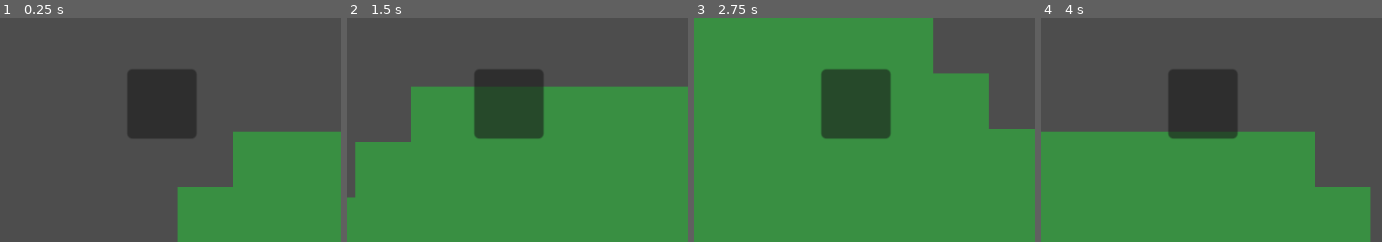
Above: before the commit, frames 1-4 (left to right).
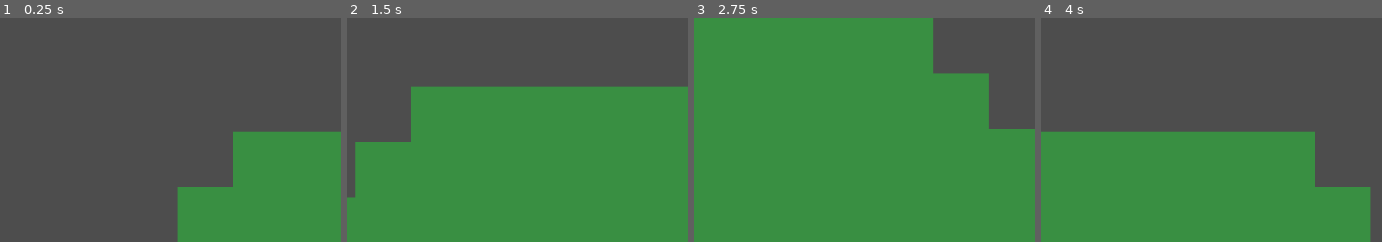
Above: after the commit, the same moments.

Repository: DyslexicWolf/HackNSlashing
Game: Godot game, scene res://Scenes/game.tscn
Two runs of this game, one before a commit and one after it. Both use one fixed random seed, a clock stepped at 60 frames per second and the inputs below.
Inputs:
- Up to frame 1 (0.25 s): no input
- Up to frame 2 (1.5 s): tap Enter at 0.5 s; hold D (move_right) 0.53-1.28 s; hold S (move_down) from 1.28 s (still down)
- Up to frame 3 (2.75 s): release S (move_down) at 2.03 s; hold D (move_right) from 2.03 s (still down)
- Up to frame 4 (4 s): release D (move_right) at 2.78 s; hold W (move_up) 2.78-3.53 s; hold A (move_left) from 3.53 s (still down)
The pictures show only the part of the screen within x 0-50%, y 0-50%; the shares and areas given below are measured in that part.

The runs differ from the first frame. In frame 1, 6.0% of the frame differs, in the area x 37-58%, y 23-54%; in frame 2, 6.3%; in frame 3, 6.4%, in the area x 37-58%, y 22-55%; in frame 4, 6.1%.

Commit message:
Added basic enemy code
added enemy code and nodes for slime instance

Diff:
--- a/hacknslashing/Scenes/game.tscn
+++ b/hacknslashing/Scenes/game.tscn
@@ -30,12 +30,6 @@
 [node name="Camera2D" type="Camera2D" parent="Player"]
 zoom = Vector2(2.5, 2.5)
 
-[node name="Panel" type="Panel" parent="Player"]
-offset_left = -157.0
-offset_top = -100.0
-offset_right = -117.0
-offset_bottom = -60.0
-
 [node name="GrassFloor" type="TileMapLayer" parent="."]
 tile_map_data = PackedByteArray("AAAAAAIAAAAAAAAAAAD//wIAAAAAAAAAAAD+/wIAAAAAAAAAAAD9/wIAAAAAAAAAAAD8/wIAAAAAAAAAAAD7/w …(1024 unchanged characters)…
 tile_set = SubResource("TileSet_wrm1d")
--- a/hacknslashing/Scenes/player.tscn
+++ b/hacknslashing/Scenes/player.tscn
@@ -1,6 +1,6 @@
 [gd_scene load_steps=26 format=3 uid="uid://bmjs8ru7k3ke"]
 
-[ext_resource type="Script" uid="uid://cm3qcps0seot5" path="res://Scenes/player.gd" id="1_cvnsp"]
+[ext_resource type="Script" uid="uid://cm3qcps0seot5" path="res://Scripts/player.gd" id="1_cvnsp"]
 [ext_resource type="Texture2D" uid="uid://cqbqrtp255gvd" path="res://Assets/Sprites/PlayerCharacter_Front_SpriteSheet.png" id="1_v0iea"]
 [ext_resource type="Texture2D" uid="uid://csj8qg62ri6kv" path="res://Assets/Sprites/PlayerCharacter_Back_Spritesheet.png" id="2_6t5aa"]
 
@@ -173,6 +173,8 @@
 
 [node name="Player" type="CharacterBody2D"]
 z_index = 5
+collision_layer = 4
+collision_mask = 10
 motion_mode = 1
 script = ExtResource("1_cvnsp")
 
--- /dev/null
+++ b/hacknslashing/Scenes/slime.tscn
@@ -0,0 +1,10 @@
+[gd_scene load_steps=2 format=3 uid="uid://bwsqn33maj6u8"]
+
+[ext_resource type="Script" uid="uid://d3h8yeli7pfmx" path="res://Scripts/slime.gd" id="1_jokqx"]
+
+[node name="Slime" type="RigidBody2D"]
+script = ExtResource("1_jokqx")
+
+[node name="CollisionShape2D" type="CollisionShape2D" parent="."]
+
+[node name="AnimatedSprite2D" type="AnimatedSprite2D" parent="."]
--- /dev/null
+++ b/hacknslashing/Scenes/sword.tscn
@@ -0,0 +1,29 @@
+[gd_scene load_steps=5 format=3 uid="uid://cm288xnonu824"]
+
+[ext_resource type="Script" uid="uid://b3hauprmu5vav" path="res://Scripts/sword.gd" id="1_6wdhb"]
+[ext_resource type="Texture2D" uid="uid://cm3ori28t8cj8" path="res://Assets/Sprites/PlaceHolderSword.png" id="1_goa0h"]
+
+[sub_resource type="RectangleShape2D" id="RectangleShape2D_6wdhb"]
+size = Vector2(11, 22)
+
+[sub_resource type="SpriteFrames" id="SpriteFrames_d6wag"]
+animations = [{
+"frames": [{
+"duration": 1.0,
+"texture": ExtResource("1_goa0h")
+}],
+"loop": true,
+"name": &"default",
+"speed": 5.0
+}]
+
+[node name="Sword" type="Area2D"]
+collision_mask = 2
+script = ExtResource("1_6wdhb")
+
+[node name="CollisionShape2D" type="CollisionShape2D" parent="."]
+position = Vector2(-0.5, -2)
+shape = SubResource("RectangleShape2D_6wdhb")
+
+[node name="AnimatedSprite2D" type="AnimatedSprite2D" parent="."]
+sprite_frames = SubResource("SpriteFrames_d6wag")
--- /dev/null
+++ b/hacknslashing/Scripts/enemy.gd
@@ -0,0 +1,17 @@
+extends RigidBody2D
+
+class_name Enemy
+
+var health :int = 10
+var damage :int = 2
+
+func _process(delta: float) -> void:
+	pass
+
+func _takeDamage(damageTaken):
+	health =- damageTaken
+	if health <= 0:
+		queue_free()
+
+func _on_body_entered(body: Node) -> void:
+	body._takeDamage(damage)
--- a/hacknslashing/Scenes/player.gd
+++ b/hacknslashing/Scripts/player.gd
@@ -1,7 +1,9 @@
 extends CharacterBody2D
 
 const SPEED = 130.0
+var health: int = 10
 var direction
+var isAttacking: bool = false
 @onready var animated_sprite: AnimatedSprite2D = $AnimatedSprite2D
 
 func _ready() -> void:
@@ -35,3 +37,10 @@
 		animated_sprite.play("idle_front")
 	else:
 		animated_sprite.play("idle_front")
+func attack():
+	pass
+
+func _takeDamage(damageTaken):
+	health =- damageTaken
+	if health <= 0:
+		get_tree().reload_current_scene()
--- /dev/null
+++ b/hacknslashing/Scripts/slime.gd
@@ -0,0 +1 @@
+extends Enemy
--- /dev/null
+++ b/hacknslashing/Scripts/sword.gd
@@ -0,0 +1,6 @@
+extends Area2D
+
+var damage :int = 5
+
+func _process(delta: float) -> void:
+	pass
--- a/hacknslashing/project.godot
+++ b/hacknslashing/project.godot
@@ -39,6 +39,18 @@
 "events": [Object(InputEventKey,"resource_local_to_scene":false,"resource_name":"","device":-1,"window_id":0,"alt_press …(192 unchanged characters)…
 ]
 }
+attack={
+"deadzone": 0.2,
+"events": [Object(InputEventMouseButton,"resource_local_to_scene":false,"resource_name":"","device":-1,"window_id":0,"alt_pressed":false,"shift_pressed":false,"ctrl_pressed":false,"meta_pressed":false,"button_mask":0,"position":Vector2(0, 0),"global_position":Vector2(0, 0),"factor":1.0,"button_index":1,"canceled":false,"pressed":false,"double_click":false,"script":null)
+]
+}
+
+[layer_names]
+
+2d_render/layer_1="Weapons"
+2d_render/layer_2="Enemies"
+2d_render/layer_3="Player"
+2d_render/layer_4="Environment"
 
 [rendering]
 
Binary file added: hacknslashing/Assets/Sprites/PlaceHolderSword.png
Not shown, added: hacknslashing/Assets/Sprites/PlaceHolderSword.png.import
Not shown, added: hacknslashing/Scripts/enemy.gd.uid
Renamed: hacknslashing/Scenes/player.gd.uid -> hacknslashing/Scripts/player.gd.uid
Not shown, added: hacknslashing/Scripts/slime.gd.uid
Not shown, added: hacknslashing/Scripts/sword.gd.uid
